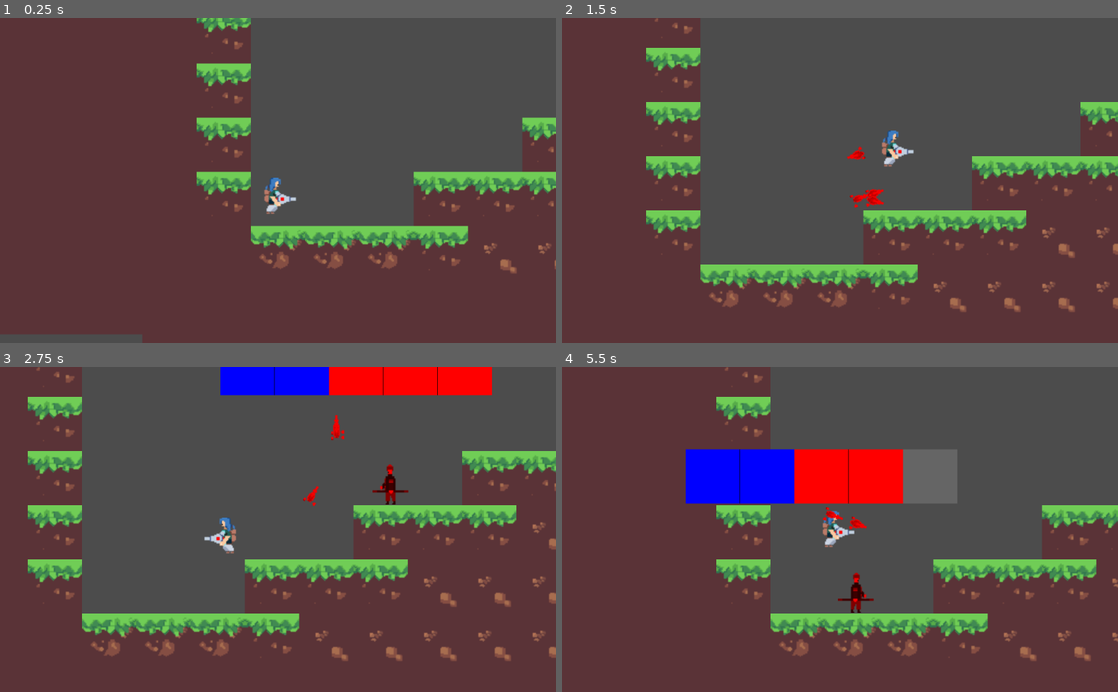
Above: before the commit, frames 1-4 (two rows, left to right).
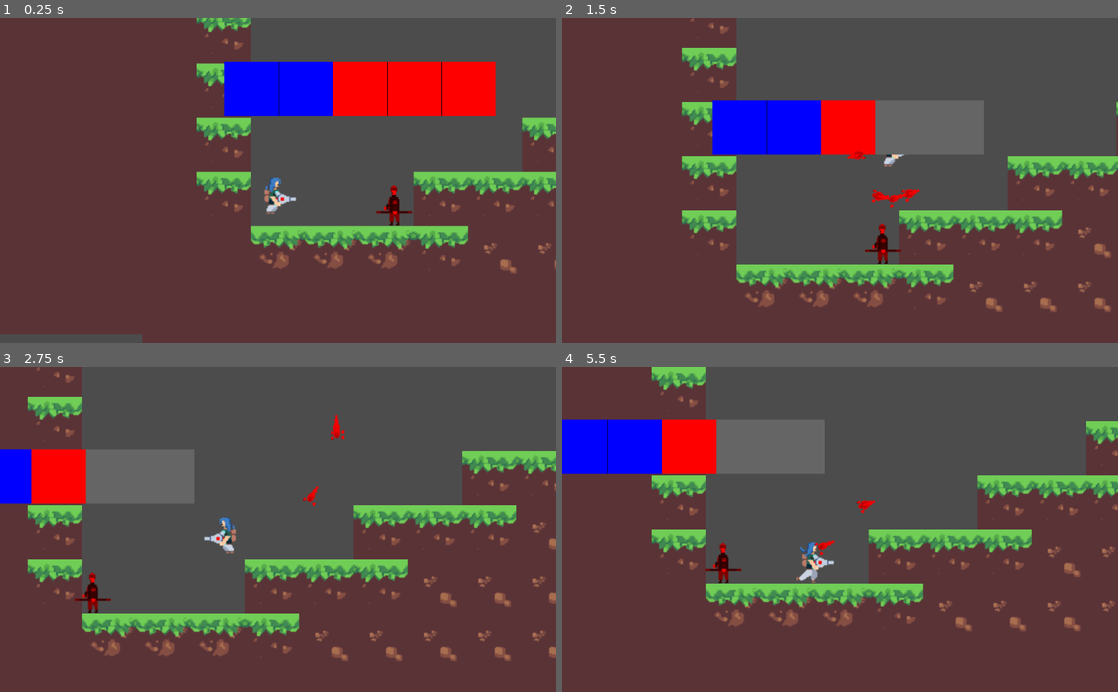
Above: after the commit, the same moments.

Repository: patrat3121/ldj-2018
Game: Godot game, scene res://levels/Level0.tscn
The game is run twice, just before and just after one commit, with the same random seed, the same clock (stepped at 60 frames per second) and the same inputs.
Inputs (mouse positions are in pixels of both pictures, inside the frame that each line leads up to):
- Up to frame 1 (0.25 s): no input
- Up to frame 2 (1.5 s): move the mouse to (962, 164) at 0.52 s; press the mouse at (962, 164) at 0.53 s; hold D (move_right) from 0.53 s (still down); tap Space (jump) at 0.77 s; move the mouse to (728, 196) at 1.27 s; release the mouse at (728, 196) at 1.28 s; click (728, 196) at 1.35 s
- Up to frame 3 (2.75 s): tap Space (jump) at 1.52 s; move the mouse to (333, 458) at 2.02 s; release D (move_right) at 2.03 s; press the mouse at (333, 458) at 2.03 s; hold A (move_left) from 2.03 s (still down)
- Up to frame 4 (5.5 s): move the mouse to (812, 594) at 2.77 s; release A (move_left) at 2.78 s; release the mouse at (812, 594) at 2.78 s; hold D (move_right) 2.78-4.28 s; click (812, 594) at 2.85 s; tap Space (jump) at 3.02, 3.77, 4.52 s; move the mouse to (1006, 578) at 3.52 s; press the mouse at (1006, 578) at 3.53 s; move the mouse to (673, 480) at 4.27 s; release the mouse at (673, 480) at 4.28 s; hold A (move_left) 4.28-5.03 s; click (673, 480) at 4.35 s; move the mouse to (867, 529) at 5.02 s; press the mouse at (867, 529) at 5.03 s; hold D (move_right) from 5.03 s (still down)

The runs differ from the first frame. In frame 1, 8.4% of the frame differs, in the area x 40-90%, y 13-64%; in frame 2, 23%; in frame 3, 11%; in frame 4, 38%, in the area x 0-100%, y 0-91%.

Commit message:
Add static & moving enemies

Diff:
--- a/levels/Level0.gd
+++ b/levels/Level0.gd
@@ -1,6 +1,7 @@
 extends Node2D
 
-var Enemy = preload("res://scenes/Enemy.tscn")
+var StaticEnemy = preload("res://scenes/StaticEnemy.tscn")
+var MovingEnemy = preload("res://scenes/MovingEnemy.tscn")
 export(Vector2) var spawn = null
 
 func _ready():
@@ -9,12 +10,45 @@
 	pass
 
 func _enter_tree():
-	var enemy = Enemy.instance()
-	enemy.start(spawn, [{
-		name = "red",
-		value = 3
-	},{
-		name = "blue",
-		value = 2
-	}])
-	add_child(enemy)
+
+	var enemies = [
+		{
+			spawn = $EnemySpawn.position,
+			health = [{
+				name = "red",
+				value = 3
+			},{
+				name = "blue",
+				value = 2
+			}],
+			type = "moving"
+		},
+		{
+			spawn = $EnemySpawn2.position,
+			health = [{
+				name = "orange",
+				value = 3
+			},{
+				name = "purple",
+				value = 8
+			}],
+			type = "static"
+		}
+	]
+
+	for enemy in enemies:
+		addEnemy(enemy)
+
+func addEnemy(enemy):
+	var iEnemy = getEnemyInstance(enemy.type)
+	iEnemy.start(enemy.spawn, enemy.health)
+	add_child(iEnemy)
+
+func getEnemyInstance(type):
+	match type:
+		"static":
+			return StaticEnemy.instance()
+		"moving":
+			return MovingEnemy.instance()
+		_:
+			return MovingEnemy.instance()
--- a/levels/Level0.tscn
+++ b/levels/Level0.tscn
@@ -11,7 +11,7 @@
 custom_solver_bias = 0.0
 extents = Vector2( 600, 30 )
 
-[node name="Scene" type="Node2D"]
+[node name="Scene" type="Node2D" index="0"]
 
 script = ExtResource( 1 )
 _sections_unfolded = [ "Transform" ]
@@ -46,6 +46,7 @@
 
 [node name="Area2D" type="Area2D" parent="." index="2"]
 
+editor/display_folded = true
 input_pickable = true
 gravity_vec = Vector2( 0, 1 )
 gravity = 98.0
@@ -65,3 +66,11 @@
 [node name="Node2D" type="Node2D" parent="." index="3"]
 
 position = Vector2( 52.2578, 431.695 )
+
+[node name="EnemySpawn" type="Position2D" parent="." index="4"]
+
+position = Vector2( 120.092, 509.923 )
+
+[node name="EnemySpawn2" type="Position2D" parent="." index="5"]
+
+position = Vector2( 883.785, 313.734 )
--- a/scenes/Enemy.tscn
+++ b/scenes/Enemy.tscn
@@ -9,7 +9,7 @@
 custom_solver_bias = 0.0
 extents = Vector2( 10, 10.2883 )
 
-[node name="Enemy" type="KinematicBody2D" index="0"]
+[node name="Enemy" type="KinematicBody2D"]
 
 input_pickable = false
 collision_layer = 0
@@ -18,7 +18,7 @@
 script = ExtResource( 1 )
 _sections_unfolded = [ "Collision", "Transform", "collision" ]
 __meta__ = {
-"_edit_lock_": true
+"_edit_group_": true
 }
 speed = 125
 color = "red"
--- /dev/null
+++ b/scenes/MovingEnemy.gd
@@ -0,0 +1,11 @@
+extends "res://scripts/Enemy.gd"
+
+func logic(delta):
+	velocity.y += delta * GRAVITY
+	velocity.x = direction * speed
+
+	move_and_slide(velocity, Vector2(0, -1))
+	$Sprite.flip_h = velocity.x > 0
+
+	if is_on_wall():
+		direction = direction * -1
--- /dev/null
+++ b/scenes/MovingEnemy.tscn
@@ -0,0 +1,9 @@
+[gd_scene load_steps=3 format=2]
+
+[ext_resource path="res://scenes/Enemy.tscn" type="PackedScene" id=1]
+[ext_resource path="res://scenes/MovingEnemy.gd" type="Script" id=2]
+
+[node name="Enemy" instance=ExtResource( 1 )]
+
+script = ExtResource( 2 )
+speed = 50
--- /dev/null
+++ b/scenes/StaticEnemy.gd
@@ -0,0 +1,34 @@
+extends "res://scripts/Enemy.gd"
+
+var player
+var Projectile = preload("res://scenes/Projectile.tscn")
+var time_since_last_shot = 0.0
+
+var fire_interval = 2
+
+func _ready():
+	player = get_node("../Player")
+	._ready()
+
+func logic(delta):
+	time_since_last_shot += delta
+	if time_since_last_shot > fire_interval:
+		shoot()
+
+func shoot():
+	time_since_last_shot = fmod(time_since_last_shot, fire_interval)
+
+	#face player
+	var start = position
+	var projectile = Projectile.instance()
+	projectile.type = "enemy_projectile"
+	projectile.rotation_degrees = -rad2deg((player.position-start).angle_to(Vector2(1,0)))
+
+	#shoot
+	if abs(projectile.rotation_degrees) <= 90:
+		projectile.position += Vector2(25, 0)
+		$Sprite.flip_h = true
+	else :
+		projectile.position += Vector2(-25, 0)
+		$Sprite.flip_h = false
+	add_child(projectile)
--- /dev/null
+++ b/scenes/StaticEnemy.tscn
@@ -0,0 +1,9 @@
+[gd_scene load_steps=3 format=2]
+
+[ext_resource path="res://scenes/Enemy.tscn" type="PackedScene" id=1]
+[ext_resource path="res://scenes/StaticEnemy.gd" type="Script" id=2]
+
+[node name="Enemy" instance=ExtResource( 1 )]
+
+script = ExtResource( 2 )
+speed = 0
--- a/scripts/Enemy.gd
+++ b/scripts/Enemy.gd
@@ -25,17 +25,22 @@
 	$Sprite.modulate = Colors.COLORS[color]
 	collision_layer = 1 | Colors.COLORS_LAYER[color]
 
+func physicsLogic(delta):
+	pass
+
+func logic(delta):
+	pass
+
+func _process(delta):
+	logic(delta)
+
 func _physics_process(delta):
-	velocity.y += delta * GRAVITY
-	velocity.x = direction * speed
-
-	move_and_slide(velocity, Vector2(0, -1))
-	$Sprite.flip_h = velocity.x > 0
-
-	if is_on_wall():
-		direction = direction * -1
+	logic(delta)
 
 func hit_by(body):
+	if body.type == "enemy_projectile":
+		return
+
 	health.push({ name = body.color, damage = body.damage})
 
 	if health.is_dead():
--- a/scripts/Projectile.gd
+++ b/scripts/Projectile.gd
@@ -1,5 +1,6 @@
 extends Area2D
 
+var type = "player_projectile"
 var speed = 5000
 export(int) var damage = 1
 export var color = "blue"
